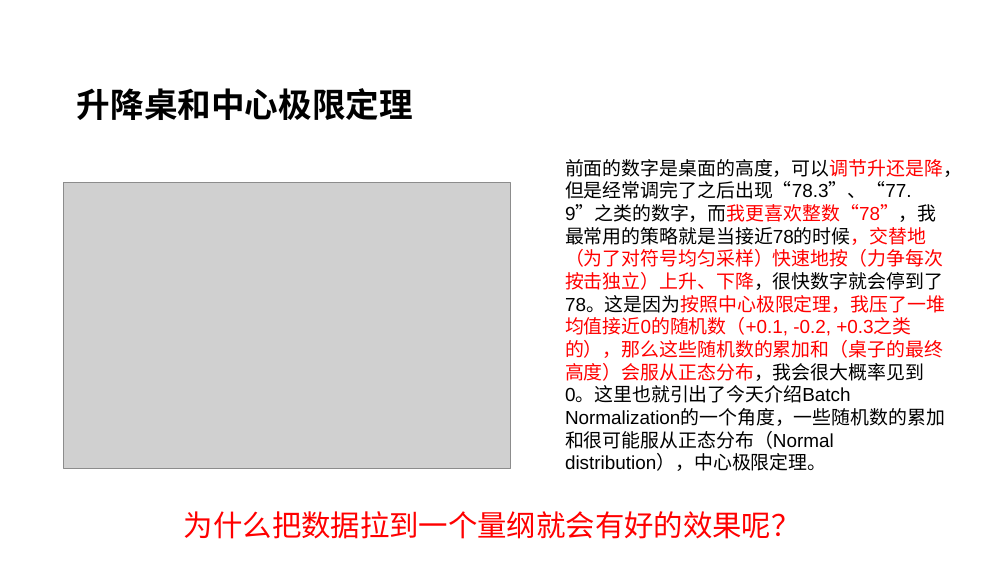
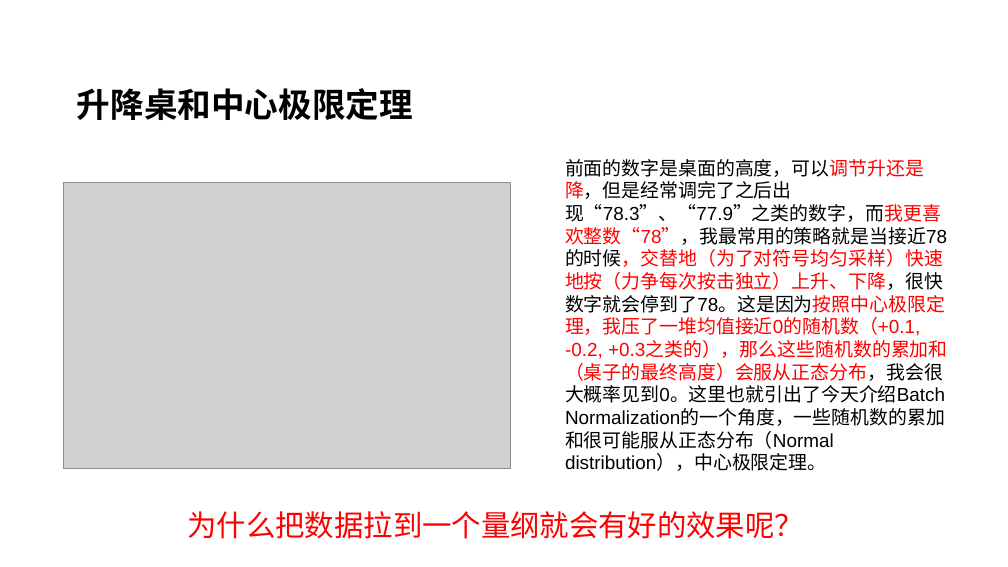
Before and after one commit to boycebai/paper, a slide deck: slide 4 of 0408/Batch Normalization.pptx. Drawn at 1008x567 pixels with LibreOffice and Linux fonts; fonts in the diff are those of the drawing; grey boxes stand for pictures. Boxes give left, top, right and bottom in pixels: in the first picture for what was removed or moved away, otherwise in the second. Text is boxed around its words. In the diff, an @@ line names an element or a change of style, - is before the commit and + after.

```diff
--- a/0408/Batch Normalization.pptx
+++ b/0408/Batch Normalization.pptx
@@ text "前面的数字是桌面的高度，可以调节升还是降，但是经常调完了之后出现“78.3”、“77.9”之类的数字，而我更喜欢整数“7 ..." rewrapped from [565,159,962,471] to [565,159,948,471] @@
@@ text "为什么把数据拉到一个量纲就会有好的效果呢？": place and size @@
-text "为什么把数据拉到一个量纲就会有好的效果呢？" at [184,511,801,539]
+text "为什么把数据拉到一个量纲就会有好的效果呢？" at [188,511,805,539]
```
Also in this commit, not shown: 4 other slides changed.
